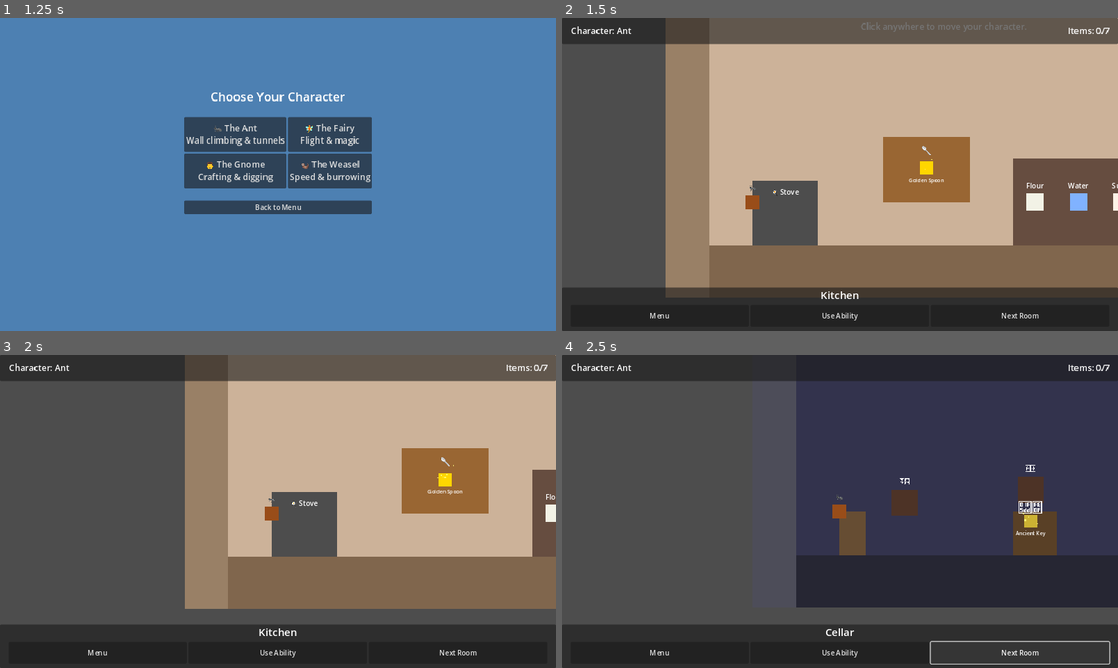
Above: before the commit, frames 1-4 (two rows, left to right).
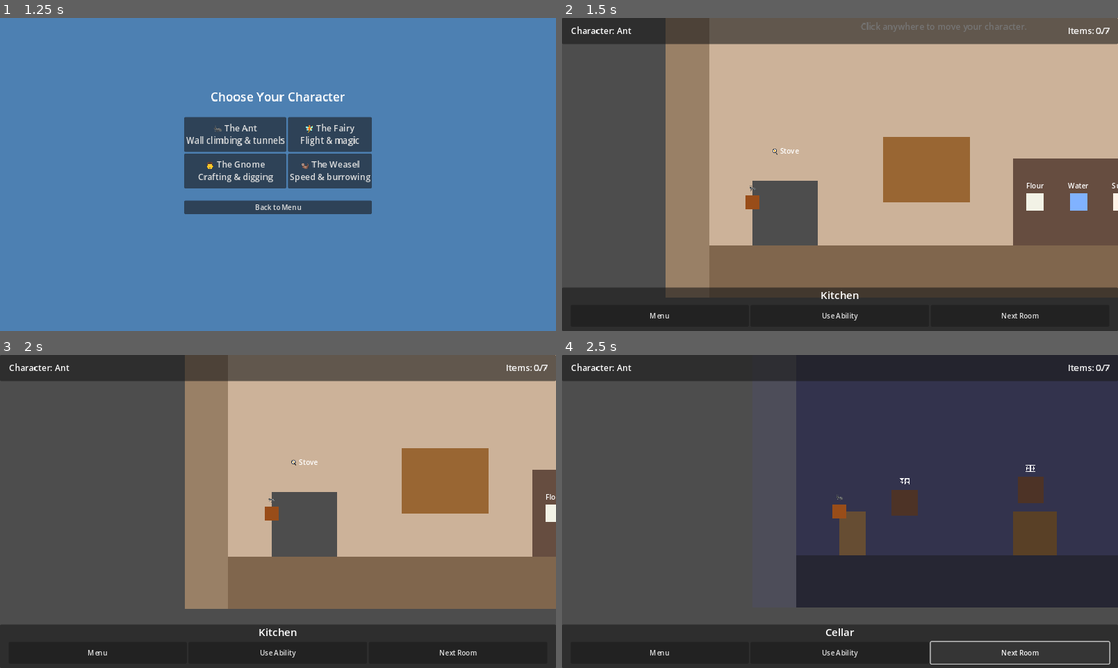
Above: after the commit, the same moments.

Repository: TiberiousDoom/hello-world
Game: Godot game, scene res://scenes/MainMenu.tscn
The game is run twice, just before and just after one commit, with the same random seed, the same clock (stepped at 60 frames per second) and the same inputs.
Inputs:
- Up to frame 1 (1.25 s): click "Start Adventure" at 0.5 s
- Up to frame 2 (1.5 s): click "🐜 The Ant Wall climbing & tun…" at 1.25 s
- Up to frame 3 (2 s): no input
- Up to frame 4 (2.5 s): click "Next Room" at 2 s

Frame 1 is identical in both runs. In frame 2, 0.2% of the frame differs, in the area x 37-69%, y 40-57%; in frame 3, 0.2%, in the area x 52-84%, y 32-49%; in frame 4, 0.2%.

Commit message:
Fix Kitchen puzzle completion and reward item visibility
This commit fixes two critical gameplay bugs reported by the user:

Bug #1: Kitchen puzzle not completing when using stove
Problem:
- StoveInteractive Area2D was positioned at (275, 525)
- StoveCollision StaticBody2D blocks characters at y=450
- Characters could never get within the 25px interaction radius
- Stove was unreachable, puzzle could not be completed

Fix:
- Moved StoveInteractive from y=525 to y=430 (in front of collision)
- Characters can now reach and click the stove after collecting ingredients
- Kitchen puzzle now completes properly

Bug #2: Magical reward items visible before puzzles solved
Problem:
- All 7 reward items (golden_spoon, crystal_chandelier, etc.) were
  visible and collectible immediately upon entering rooms
- Items should only appear after completing their associated puzzle
- Breaks game progression and removes puzzle rewards

Fix:
- Added @export var required_puzzle to Room.gd script
- Items check GameManager.is_puzzle_solved() before showing
- If puzzle not solved, item remains hidden
- Items listen for puzzle_completed signal to reveal themselves
- Added required_puzzle field to all 7 reward items in room scenes

Technical Details:
- Room.gd now supports required_puzzle parameter
- Puzzle.gd adds itself to group "puzzle_<name>" for lookup
- Items connect to puzzle.puzzle_completed signal dynamically
- When puzzle completes, item becomes visible with effects

Files Modified:
- scripts/Room.gd: Added puzzle requirement logic
- scripts/Puzzle.gd: Added group registration
- rooms/Kitchen.tscn: Fixed stove position, added required_puzzle
- rooms/Ballroom.tscn: Added required_puzzle = "ballroom_chandelier"
- rooms/Cellar.tscn: Added required_puzzle = "cellar_digging"
- rooms/EnchantedTower.tscn: Added required_puzzle = "tower_speed"
- rooms/Library.tscn: Added required_puzzle = "library_books"
- rooms/MagicalGarden.tscn: Added required_puzzle = "garden_plants"
- rooms/ThroneRoom.tscn: Added required_puzzle = "throne_restoration"

Impact:
- Kitchen puzzle now completable
- Proper reward progression throughout the game
- Items appear with sparkle effects when earned
- Game flow matches intended design

Diff:
--- a/rooms/Ballroom.tscn
+++ b/rooms/Ballroom.tscn
@@ -186,6 +186,7 @@
 position = Vector2(640, 250)
 script = ExtResource("1_room")
 item_name = "crystal_chandelier"
+required_puzzle = "ballroom_chandelier"
 
 [node name="CollisionShape2D" type="CollisionShape2D" parent="Items/CrystalChandelier"]
 shape = SubResource("CircleShape2D_item")
--- a/rooms/Cellar.tscn
+++ b/rooms/Cellar.tscn
@@ -186,6 +186,7 @@
 position = Vector2(640, 520)
 script = ExtResource("1_room")
 item_name = "ancient_key"
+required_puzzle = "cellar_digging"
 
 [node name="CollisionShape2D" type="CollisionShape2D" parent="Items/AncientKey"]
 shape = SubResource("CircleShape2D_item")
--- a/rooms/EnchantedTower.tscn
+++ b/rooms/EnchantedTower.tscn
@@ -212,6 +212,7 @@
 position = Vector2(640, 300)
 script = ExtResource("1_room")
 item_name = "enchanted_crystal"
+required_puzzle = "tower_speed"
 
 [node name="CollisionShape2D" type="CollisionShape2D" parent="Items/EnchantedCrystal"]
 shape = SubResource("CircleShape2D_item")
--- a/rooms/Kitchen.tscn
+++ b/rooms/Kitchen.tscn
@@ -219,7 +219,7 @@
 collision_mask = 1
 monitorable = true
 monitoring = true
-position = Vector2(275, 525)
+position = Vector2(275, 430)
 script = ExtResource("3_interactive")
 interaction_prompt = "Cook Recipe"
 one_time_use = true
@@ -243,6 +243,7 @@
 position = Vector2(600, 420)
 script = ExtResource("1_room")
 item_name = "golden_spoon"
+required_puzzle = "kitchen_cooking"
 
 [node name="CollisionShape2D" type="CollisionShape2D" parent="Items/GoldenSpoon"]
 shape = SubResource("CircleShape2D_item")
--- a/rooms/Library.tscn
+++ b/rooms/Library.tscn
@@ -212,6 +212,7 @@
 position = Vector2(640, 400)
 script = ExtResource("1_room")
 item_name = "glowing_book"
+required_puzzle = "library_books"
 
 [node name="CollisionShape2D" type="CollisionShape2D" parent="Items/GlowingBook"]
 shape = SubResource("CircleShape2D_item")
--- a/rooms/MagicalGarden.tscn
+++ b/rooms/MagicalGarden.tscn
@@ -193,6 +193,7 @@
 position = Vector2(640, 400)
 script = ExtResource("1_room")
 item_name = "magic_gem"
+required_puzzle = "garden_plants"
 
 [node name="CollisionShape2D" type="CollisionShape2D" parent="Items/MagicGem"]
 shape = SubResource("CircleShape2D_item")
--- a/rooms/ThroneRoom.tscn
+++ b/rooms/ThroneRoom.tscn
@@ -116,6 +116,7 @@
 position = Vector2(950, 420)
 script = ExtResource("1_room")
 item_name = "fairy_dust"
+required_puzzle = "throne_restoration"
 
 [node name="CollisionShape2D" type="CollisionShape2D" parent="Items/FairyDust"]
 shape = SubResource("CircleShape2D_item")
--- a/scripts/Puzzle.gd
+++ b/scripts/Puzzle.gd
@@ -19,6 +19,10 @@
 var start_time: float = 0.0
 
 func _ready():
+	# Add to group for easy lookup
+	if puzzle_name != "":
+		add_to_group("puzzle_" + puzzle_name)
+
 	# Check if already solved
 	if GameManager.is_puzzle_solved(puzzle_name):
 		is_solved = true
--- a/scripts/Room.gd
+++ b/scripts/Room.gd
@@ -4,6 +4,7 @@
 
 @export var room_name: String = ""
 @export var item_name: String = ""
+@export var required_puzzle: String = ""  # Puzzle that must be solved to reveal this item
 
 var particles: CPUParticles2D
 var float_tween: Tween
@@ -15,8 +16,29 @@
 		# Hide the item if already collected
 		visible = false
 	elif item_name != "":
-		# This is a collectible item - add idle animation and particles
-		setup_item_effects()
+		# Check if item requires a puzzle to be solved first
+		if required_puzzle != "" and not GameManager.is_puzzle_solved(required_puzzle):
+			# Hide item until puzzle is solved
+			visible = false
+			# Listen for puzzle completion
+			_connect_to_puzzle()
+		else:
+			# This is a collectible item - add idle animation and particles
+			setup_item_effects()
+
+func _connect_to_puzzle():
+	"""Connect to puzzle completion signal"""
+	# Wait a frame to ensure puzzle is ready
+	await get_tree().process_frame
+	var puzzle = get_tree().get_first_node_in_group("puzzle_" + required_puzzle)
+	if puzzle and puzzle.has_signal("puzzle_completed"):
+		puzzle.puzzle_completed.connect(_on_puzzle_completed)
+
+func _on_puzzle_completed():
+	"""Called when required puzzle is completed"""
+	visible = true
+	setup_item_effects()
+	print("✨ Reward item '%s' revealed!" % item_name)
 
 func _on_item_collected(body):
 	"""Called when character touches an item"""
